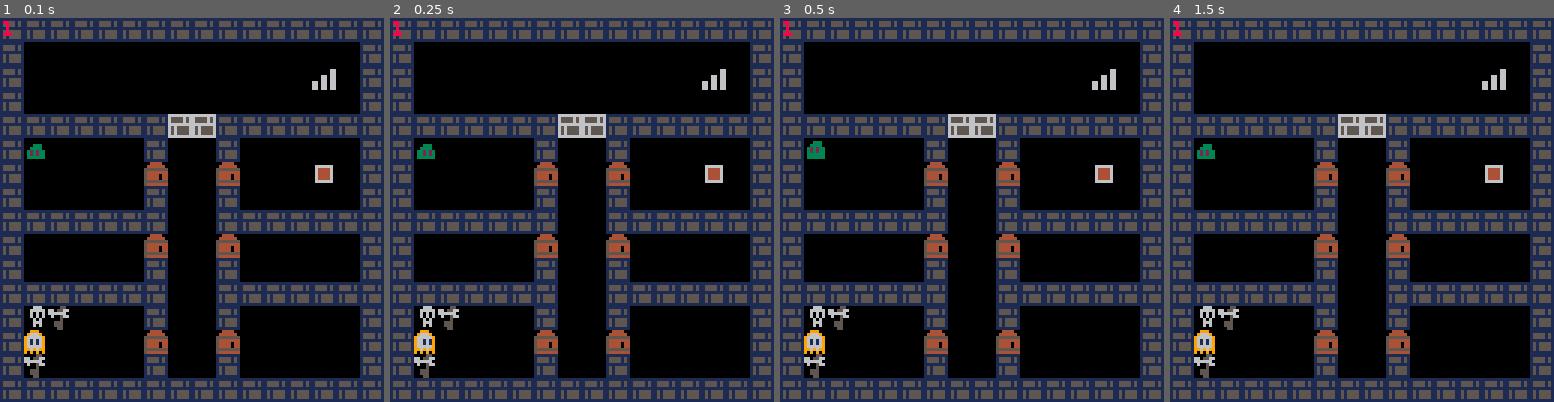
Above: before the commit, frames 1-4 (left to right).
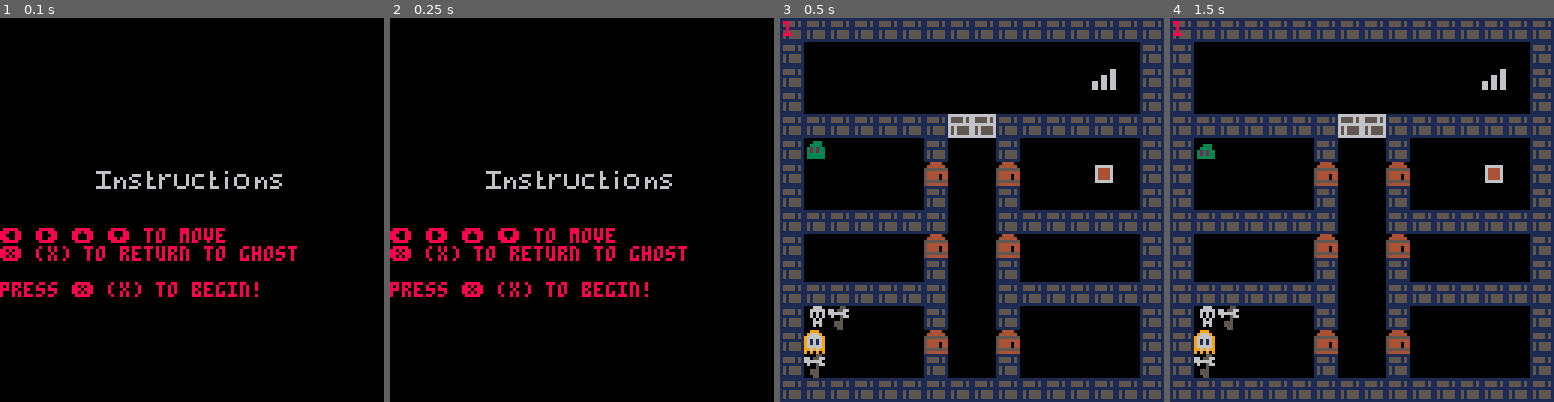
Above: after the commit, the same moments.

Repository: TarkanAl-Kazily/game-jams
Game: PICO-8 cartridge weekly_game_jam_150/main.p8
Two runs of this game, one before a commit and one after it. Both use one fixed random seed, a clock stepped at 60 frames per second and the inputs below.
Inputs:
- Up to frame 1 (0.1 s): no input
- Up to frame 2 (0.25 s): no input
- Up to frame 3 (0.5 s): tap X (X key) at 0.33 s
- Up to frame 4 (1.5 s): tap O (Z key) at 0.7 s; tap X (X key) at 1.07 s

The runs differ from the first frame. In frame 1, 48% of the frame differs, in the area x 0-100%, y 0-100%; in frame 2, 48%; in frame 3, nothing differs; in frame 4, nothing differs.

Commit message:
Added title screen

Diff:
--- a/weekly_game_jam_150/main.p8
+++ b/weekly_game_jam_150/main.p8
@@ -8,14 +8,20 @@
 
 -- stores all the states
 _s = {}
-state="game"
+state="main_menu"
 
 -- global time
 _t = 0
 
 function _init()
   music(0)
+  _s.main_menu = agents_lib_init()
   _s.game = agents_lib_init()
+  agents_lib_create(_s.main_menu,
+    "main_menu",
+    {nil, update_main_menu, draw_main_menu},
+    {},
+    1)
   p_hdl = agents_lib_create(_s.game,
     "player",
     {create_player, update_player, draw_player},
@@ -67,6 +73,20 @@
 function remove_agent(hdl)
   agents_lib_remove(_s[state], hdl)
 end
+
+function update_main_menu(a)
+  if (btnp(5)) state = "game"
+end
+
+function draw_main_menu(a)
+  spr(80, 32, 50, 8, 1)
+  cursor(0, 70)
+  print("⬅️ ➡️ ⬆️ ⬇️ to move", 8)
+  print("❎ (x) to return to ghost", 8)
+  print("")
+  print("press ❎ (x) to begin!", 8)
+end
+
 
 -->8
 --> entity code
@@ -474,6 +494,13 @@
 00066600005550000000000000000000000000000000000000000000000000000000000000000000000000000000000000000000000000000000000000000000
 00060600005550000000000000000000000000000000000000000000000000000000000000000000000000000000000000000000000000000000000000000000
 00000000000550000000000000000000000000000000000000000000000000000000000000000000000000000000000000000000000000000000000000000000
+00000000000000000000000000000000000000000000000000000000000000000000000000000000000000000000000000000000000000000000000000000000
+66666000000000000600000000000000000000600006000000000000000000000000000000000000000000000000000000000000000000000000000000000000
+00600000000066600600060660600060066600600000000666000000000666000000000000000000000000000000000000000000000000000000000000000000
+00600060600600000660066000600060600000660006006000600606006000000000000000000000000000000000000000000000000000000000000000000000
+00600066060066000600060000600060600000600006006000600660600660000000000000000000000000000000000000000000000000000000000000000000
+00600060060000600600060000600060600000600006006000600600600006000000000000000000000000000000000000000000000000000000000000000000
+66666060060666000666060000066600066600666006000666000600606660000000000000000000000000000000000000000000000000000000000000000000
 __gff__
 0001030200010000000000000000000000000000000000000000000000000000000000000000000000000000000000000000000000000000000000000000000000000000000000000000000000000000000000000000000000000000000000000000000000000000000000000000000000000000000000000000000000000000
 0000000000000000000000000000000000000000000000000000000000000000000000000000000000000000000000000000000000000000000000000000000000000000000000000000000000000000000000000000000000000000000000000000000000000000000000000000000000000000000000000000000000000000
